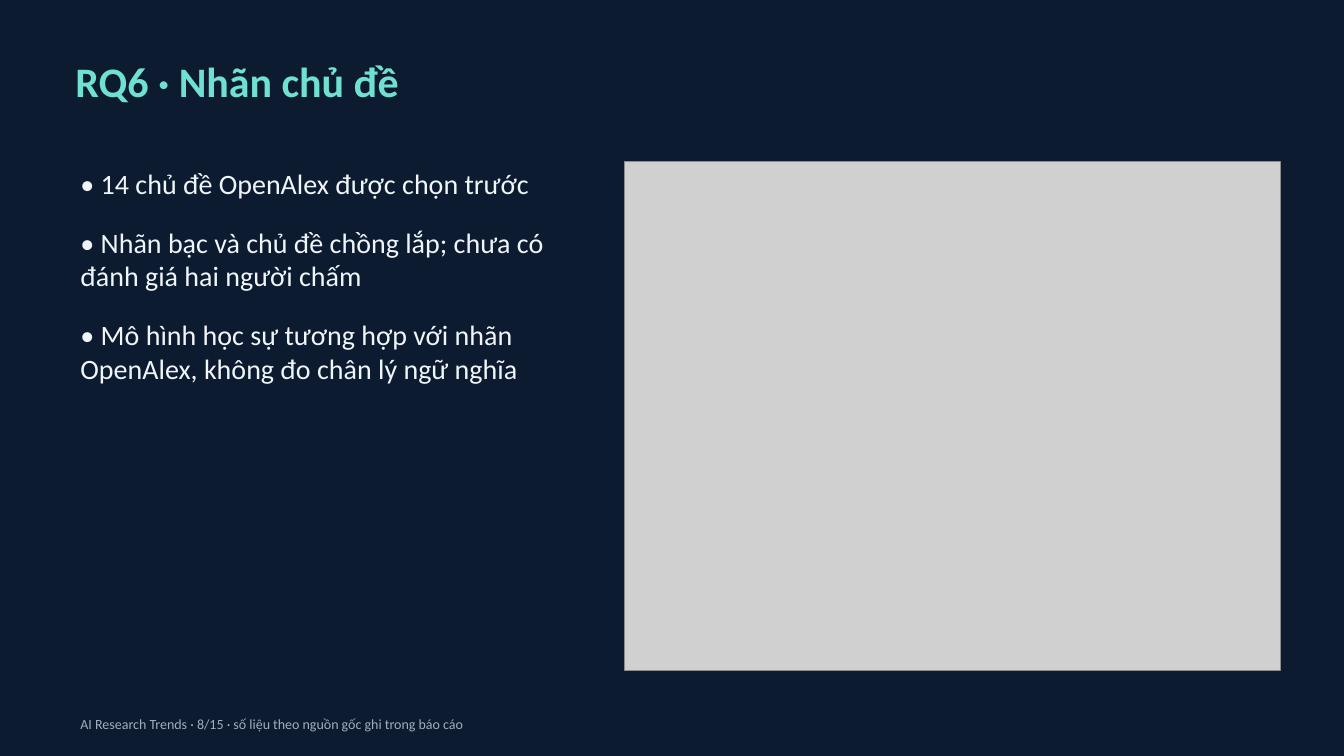
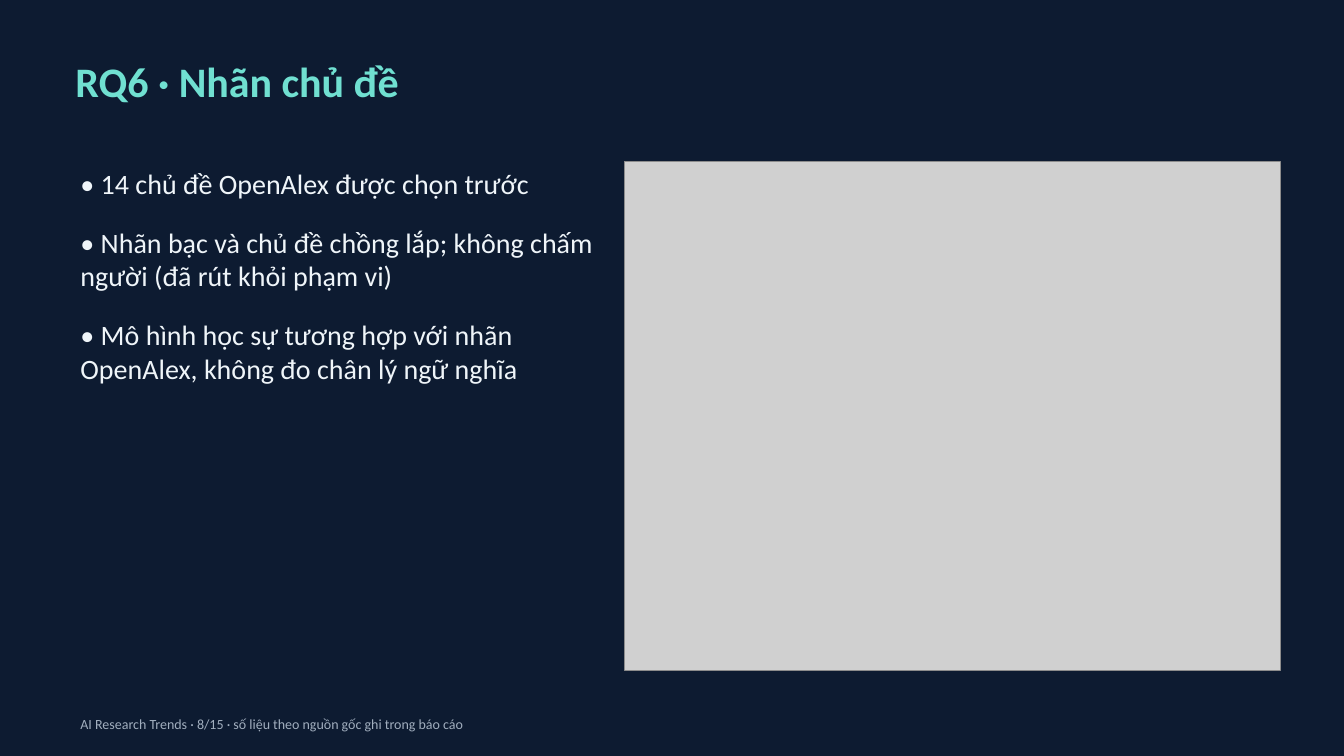
Before and after one commit to namkhanh2k5/AI-Research-Trends, a slide deck: slide 8 of deliverables/presentation/FINAL_PRESENTATION.pptx. Drawn at 1344x756 pixels with LibreOffice and Linux fonts; fonts in the diff are those of the drawing; grey boxes stand for pictures. Boxes give left, top, right and bottom in pixels: in the first picture for what was removed or moved away, otherwise in the second. Text is boxed around its words. In the diff, an @@ line names an element or a change of style, - is before the commit and + after.

```diff
--- a/deliverables/presentation/FINAL_PRESENTATION.pptx
+++ b/deliverables/presentation/FINAL_PRESENTATION.pptx
@@ text at (80, 230, 592, 291): text changed @@
-• Nhãn bạc và chủ đề chồng lắp; chưa có đánh giá hai người chấm
+• Nhãn bạc và chủ đề chồng lắp; không chấm người (đã rút khỏi phạm vi)
```
Also in this commit, not shown: 5 other slides changed, 54 other files.
